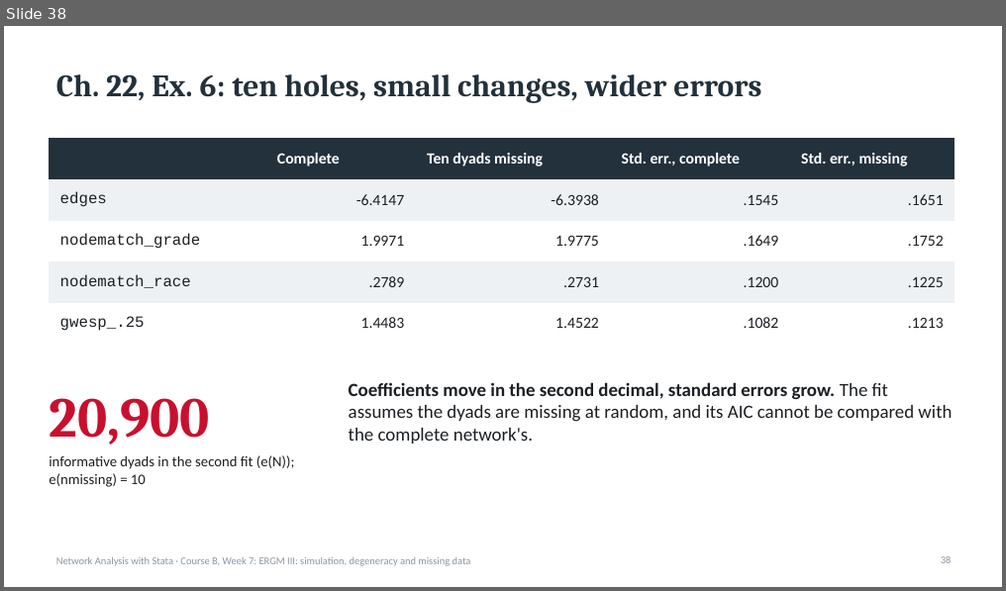
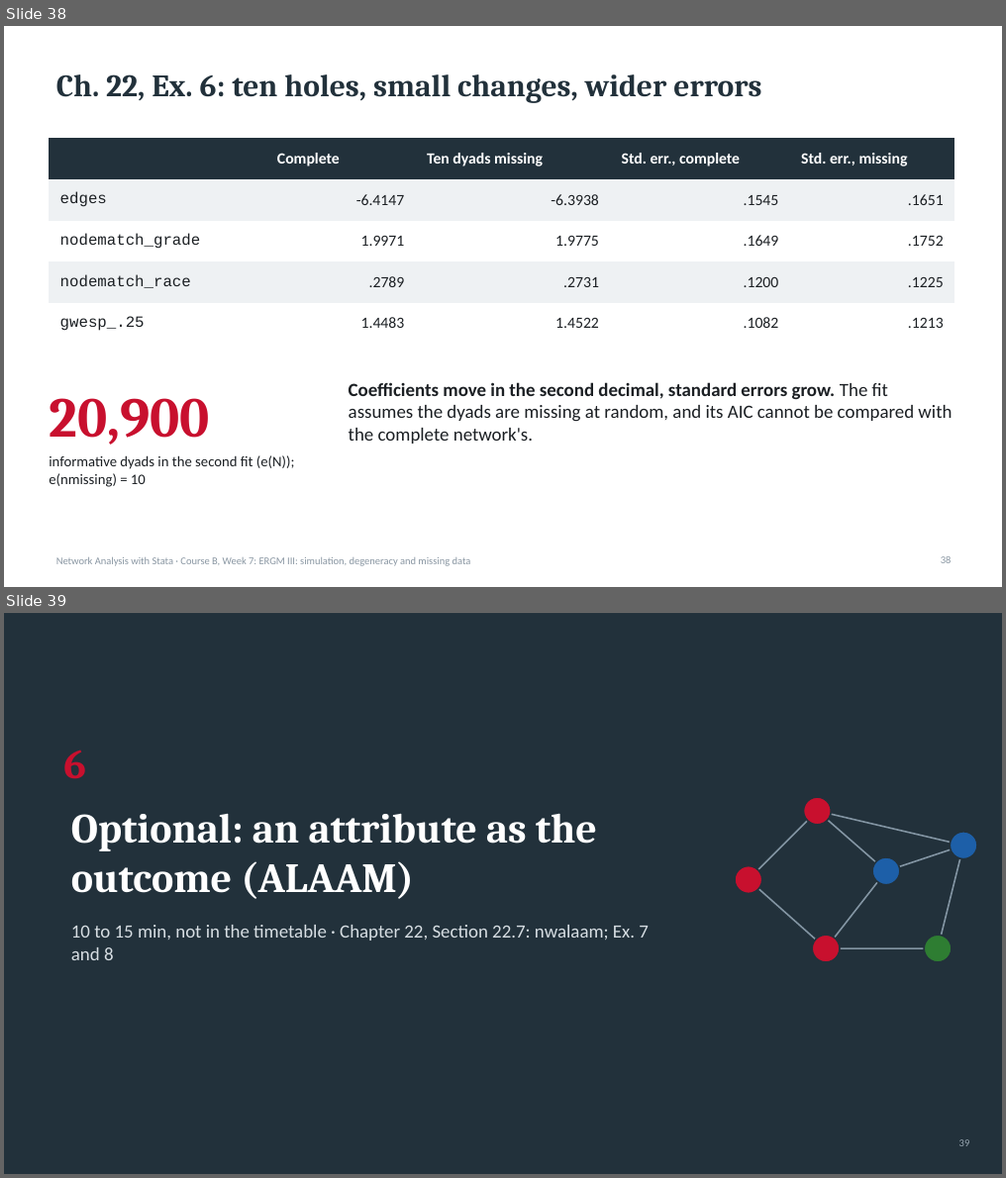
Before and after one commit to thomas-u-grund/nwcommands, a slide deck: website/book/teaching/slides/courseB_week07_ergm3_simulation_degeneracy.pptx. Shown one above the other, each under a label of ours: slide 38 before the commit, slides 38 and 39 after it. The pictures are 1006x591 and 1006x1178 pixels, drawn with LibreOffice and Linux fonts; fonts in the diff are those of the drawing. Boxes give left, top, right and bottom in pixels: in the first picture for what was removed or moved away, otherwise in the second. Text is boxed around its words. In the diff, an @@ line names an element or a change of style, - is before the commit and + after.

```diff
--- a/website/book/teaching/slides/courseB_week07_ergm3_simulation_degeneracy.pptx
+++ b/website/book/teaching/slides/courseB_week07_ergm3_simulation_degeneracy.pptx
@@ slide 39 added at [4, 613, 1002, 1174], background #22313B @@
@@ text added at [63, 750, 86, 779], 40 pt, text #C8102E, bold @@
+6
@@ title added at [71, 813, 597, 899], 40 pt, text #FFFFFF, bold @@
+Optional: an attribute as the outcome (ALAAM)
@@ line added from (748, 879) to (818, 811), #8395A3 1.5 pt @@
@@ ellipse added at [804, 797, 832, 825], fill #C8102E, outline #22313B 1.5 pt @@
@@ line added from (818, 811) to (887, 871), #8395A3 1.5 pt @@
@@ line added from (818, 811) to (963, 845), #8395A3 1.5 pt @@
@@ line added from (887, 871) to (963, 845), #8395A3 1.5 pt @@
@@ line added from (938, 950) to (963, 845), #8395A3 1.5 pt @@
@@ ellipse added at [950, 832, 978, 860], fill #1D5FA8, outline #22313B 1.5 pt @@
@@ ellipse added at [735, 866, 762, 894], fill #C8102E, outline #22313B 1.5 pt @@
@@ line added from (748, 879) to (826, 950), #8395A3 1.5 pt @@
@@ line added from (826, 950) to (887, 871), #8395A3 1.5 pt @@
@@ ellipse added at [872, 858, 900, 885], fill #1D5FA8, outline #22313B 1.5 pt @@
@@ text added at [71, 925, 648, 960], 18 pt, text #D7DEE3 @@
+10 to 15 min, not in the timetable · Chapter 22, Section 22.7: nwalaam; Ex. 7 and 8
@@ ellipse added at [813, 935, 841, 962], fill #C8102E, outline #22313B 1.5 pt @@
@@ ellipse added at [924, 935, 951, 962], fill #2E7D32, outline #22313B 1.5 pt @@
@@ line added from (826, 950) to (938, 950), #8395A3 1.5 pt @@
@@ page number added at [959, 1140, 970, 1147], 10 pt, text #9AA8B3 @@
+39
```
Also in this commit, not shown: 4 slides changed, 2 other slides added, 4 other files.
